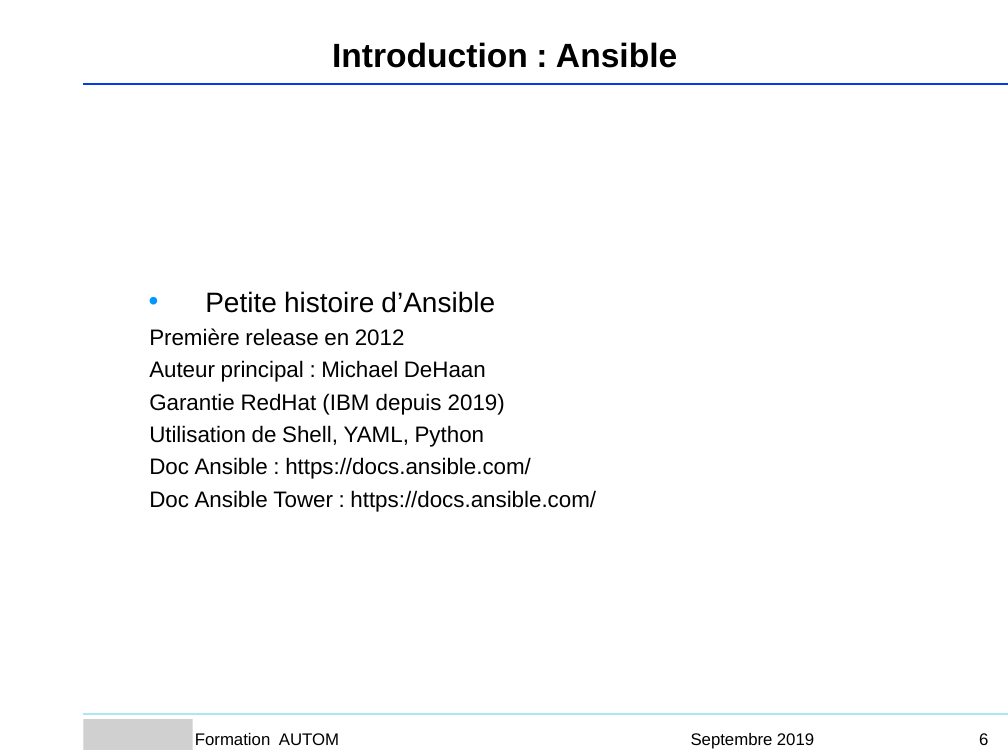
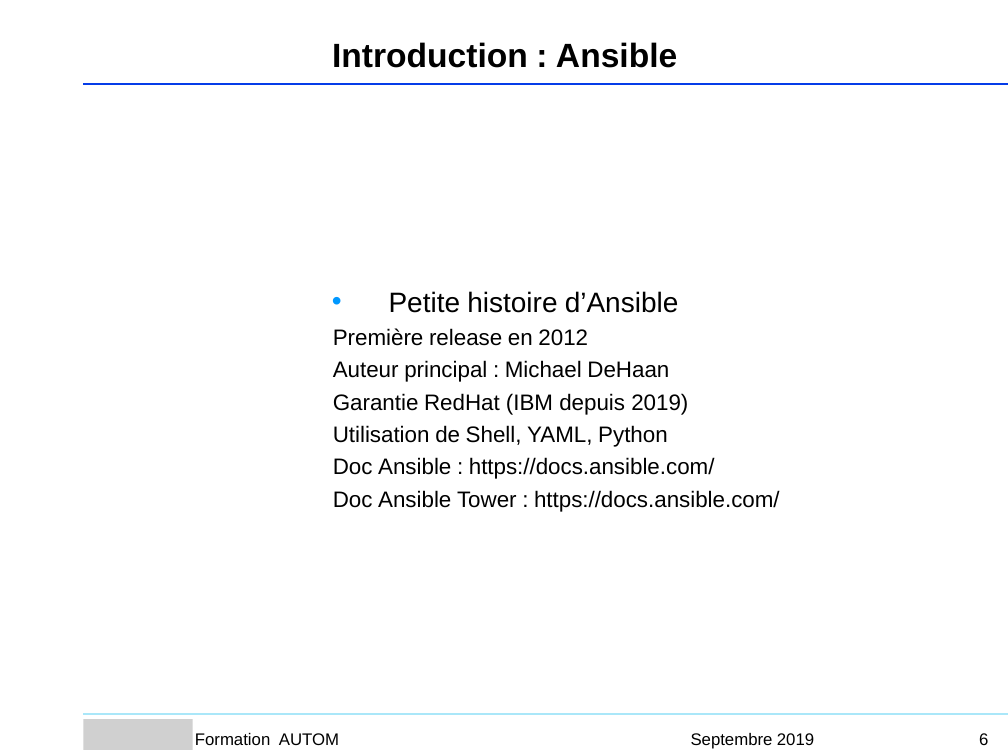
Before and after one commit to Sputnik93/cours_ansible, a slide deck: slide 6 of Ansible_support_cours_AGO.ppt. Drawn at 1008x756 pixels with LibreOffice and Linux fonts; fonts in the diff are those of the drawing; grey boxes stand for pictures; background and template pictures are left out. Boxes give left, top, right and bottom in pixels: in the first picture for what was removed or moved away, otherwise in the second. Text is boxed around its words. In the diff, an @@ line names an element or a change of style, - is before the commit and + after.

Commit message:
modifs
En cours (chapitre 2: utilisation)

```diff
--- a/Ansible_support_cours_AGO.ppt
+++ b/Ansible_support_cours_AGO.ppt
@@ text "Petite histoire d’Ansible": place and size @@
-text "Petite histoire d’Ansible" at box(149, 291, 596, 512)
+text "Petite histoire d’Ansible" at box(333, 291, 780, 512)
```
Also in this commit, not shown: 43 other slides changed, 1 slide added, 2 slides removed, 1 other file.
